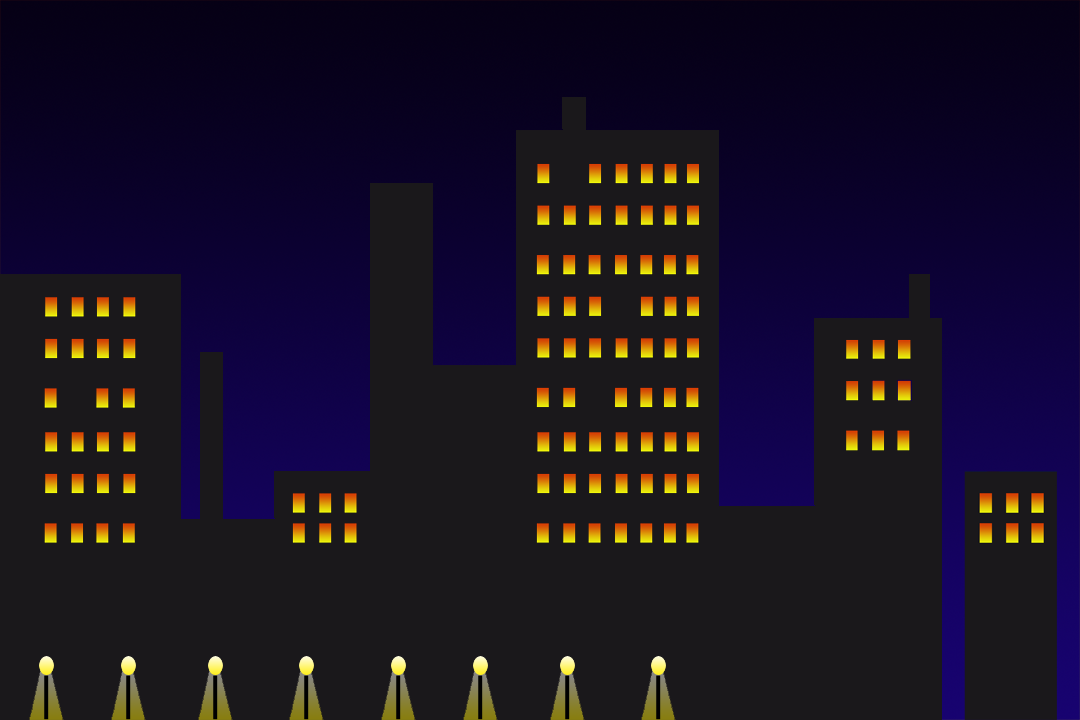
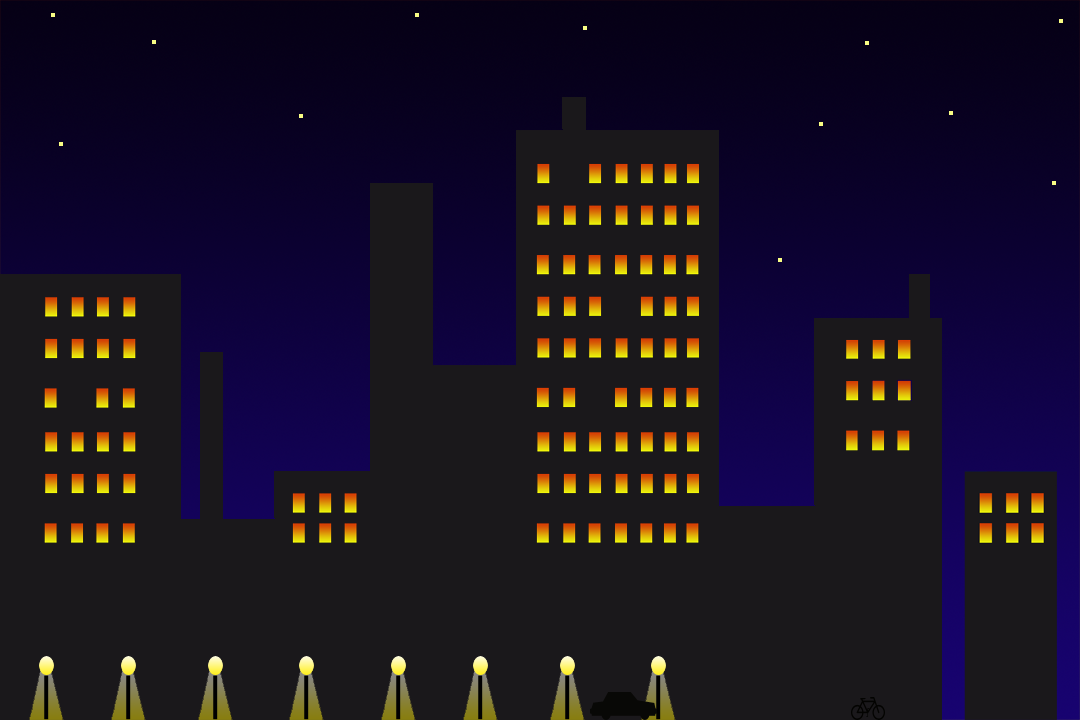
Before/after of a w=1080, h=720 layered artwork. What changed in the layer stack:
renamed "Form 2 kopia 4" to "Form 2", painted on it over (59, 111, 1056, 720)
painted on "Lager 1" over (51, 13, 1063, 262)
